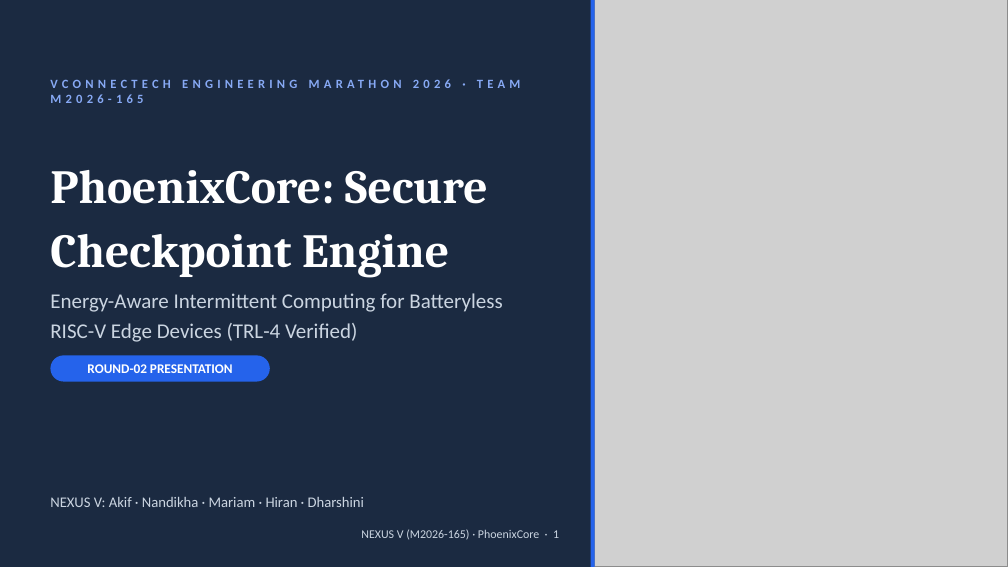
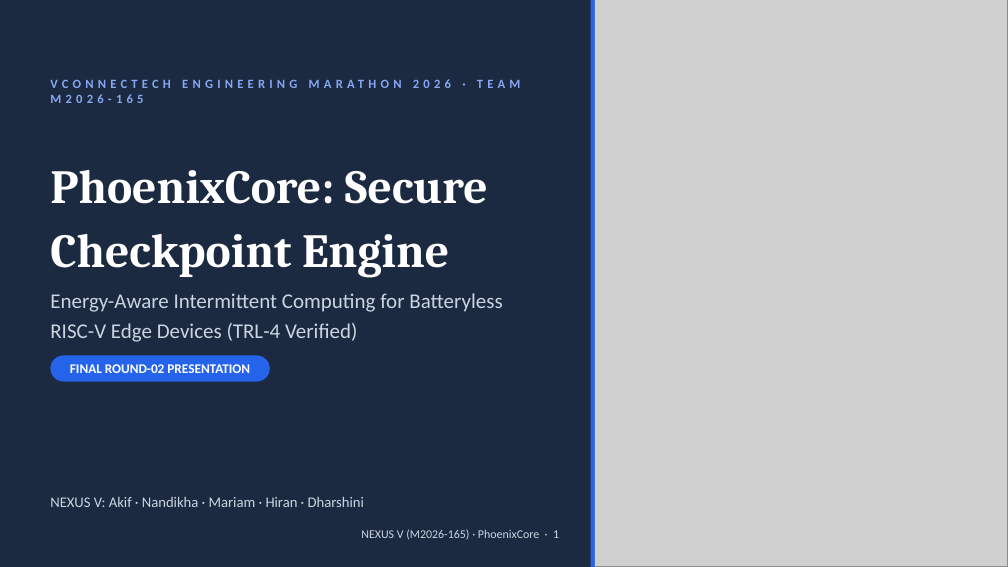
Before and after one commit to akifmohamed/PhoenixCore-M2026-165, a slide deck: slide 1 of docs/M2026-165_PhoenixCore_Final_Presentation.pptx. Drawn at 1008x567 pixels with LibreOffice and Linux fonts; fonts in the diff are those of the drawing; grey boxes stand for pictures. Boxes give left, top, right and bottom in pixels: in the first picture for what was removed or moved away, otherwise in the second. Text is boxed around its words. In the diff, an @@ line names an element or a change of style, - is before the commit and + after.

Commit message:
Add Final Round-02 Presentation (PDF & PPTX)

```diff
--- a/docs/M2026-165_PhoenixCore_Final_Presentation.pptx
+++ b/docs/M2026-165_PhoenixCore_Final_Presentation.pptx
@@ text at <box>70,364,250,373</box>: text changed @@
-ROUND-02 PRESENTATION
+FINAL ROUND-02 PRESENTATION
```
Also in this commit, not shown: 6 other slides changed, 1 other file.
